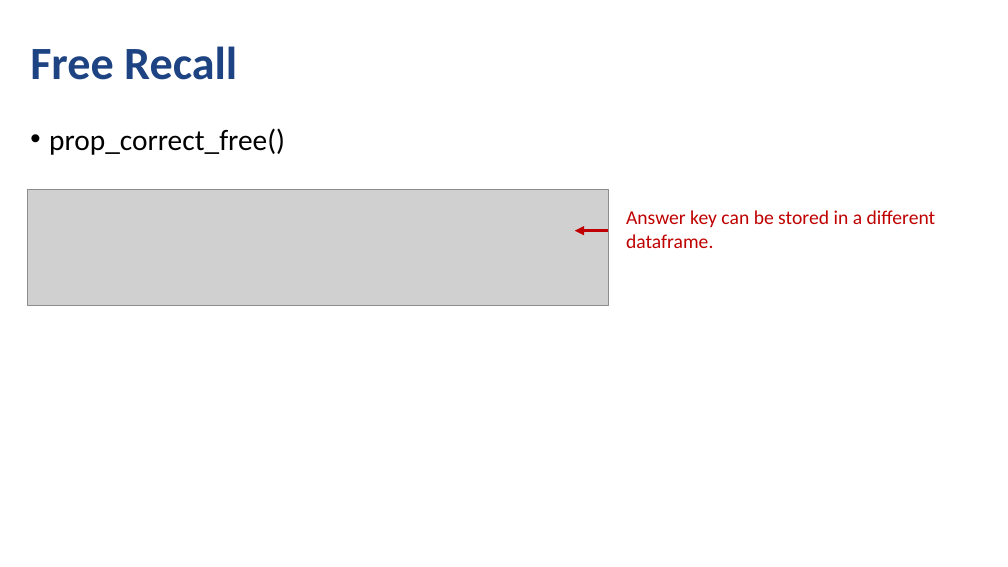
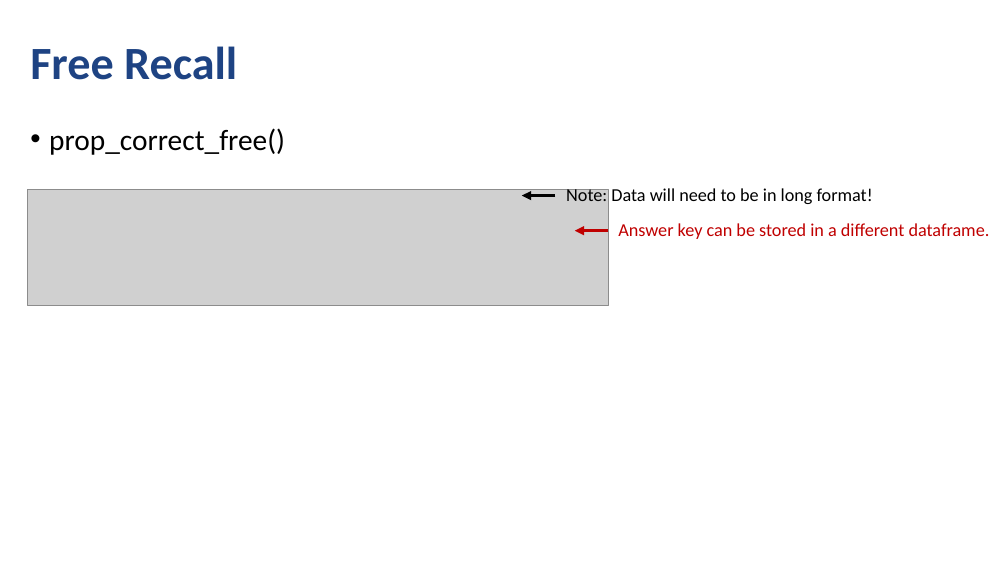
Before and after one commit to npm27/lrd-analysis, a slide deck: slide 14 of Presentations/SCiP 2020.pptx. Drawn at 1008x567 pixels with LibreOffice and Linux fonts; fonts in the diff are those of the drawing; grey boxes stand for pictures. Boxes give left, top, right and bottom in pixels: in the first picture for what was removed or moved away, otherwise in the second. Text is boxed around its words. In the diff, an @@ line names an element or a change of style, - is before the commit and + after.

```diff
--- a/Presentations/SCiP 2020.pptx
+++ b/Presentations/SCiP 2020.pptx
@@ arrow added from (555, 196) to (522, 196), #000000 2.25 pt @@
@@ text added at bbox=[566, 186, 873, 204], 13 pt, text #000000 @@
+Note: Data will need to be in long format!
@@ text "Answer key can be stored ...": place and size @@
-text "Answer key can be stored ..." at bbox=[626, 210, 936, 248]
+text "Answer key can be stored ..." at bbox=[618, 223, 990, 239]
@@ text "Answer key can be stored ..." at bbox=[618, 223, 990, 239]: size 14 to 13 pt @@
```
Also in this commit, not shown: 9 other slides changed.
